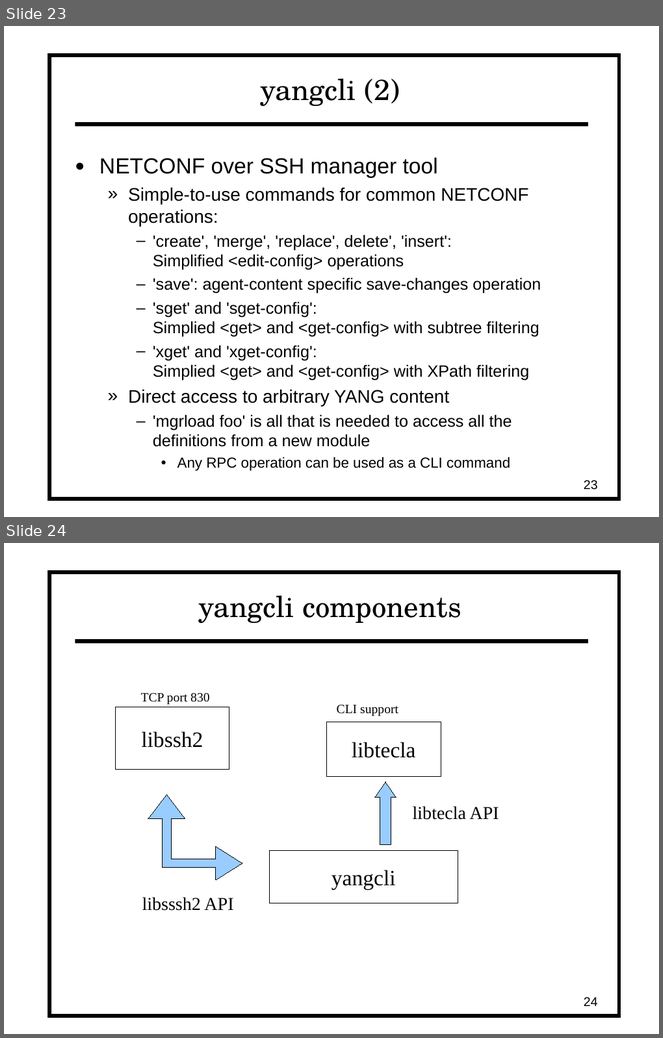
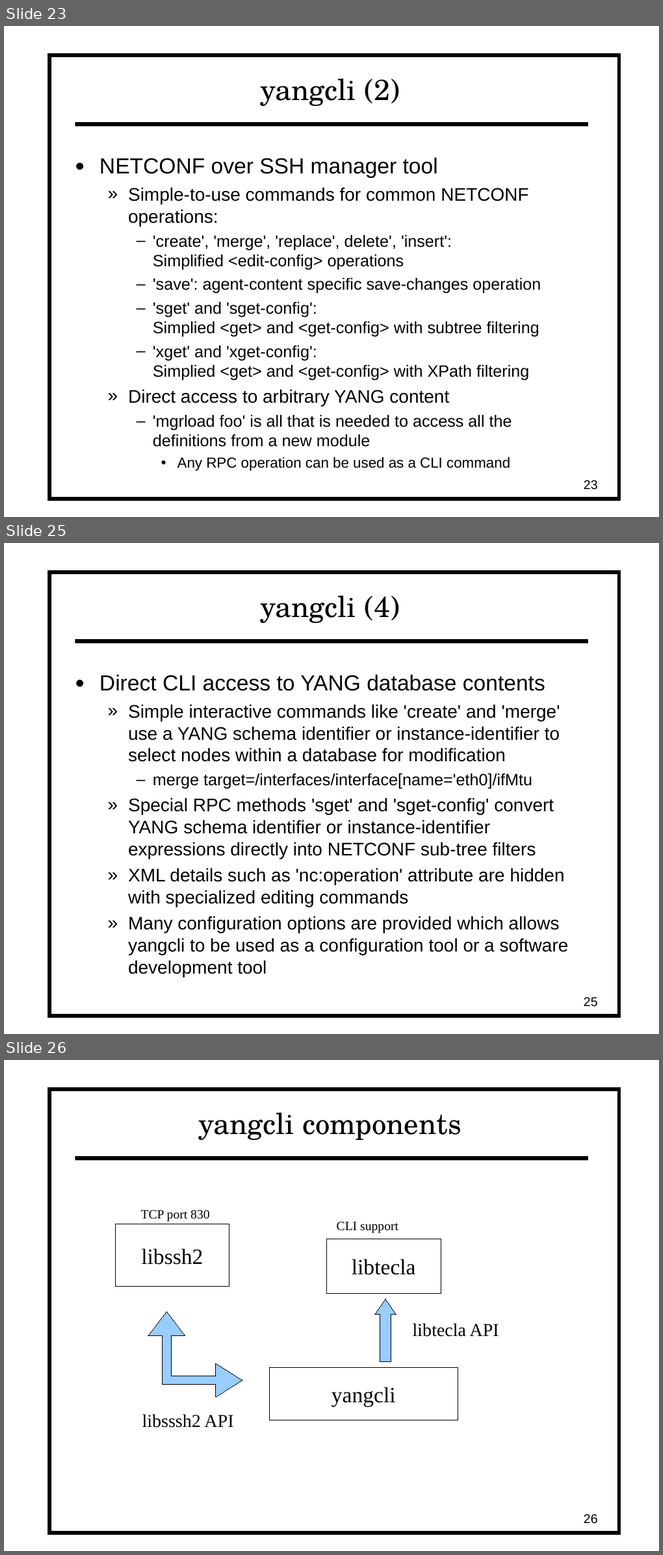
Before and after one commit to vlvassilev/yuma123, a slide deck: netconf/doc/netconfcentral_slides/NCX_overview.odp. Shown one above the other, each under a label of ours: slides 23 and 24 before the commit, slides 23, 25 and 26 after it; the slides between them are not shown. The pictures are 663x1038 and 663x1555 pixels, drawn with LibreOffice and Linux fonts; fonts in the diff are those of the drawing. Boxes give left, top, right and bottom in pixels: in the first picture for what was removed or moved away, otherwise in the second. Text is boxed around its words. In the diff, an @@ line names an element or a change of style, - is before the commit and + after.

```diff
--- a/netconf/doc/netconfcentral_slides/NCX_overview.odp
+++ b/netconf/doc/netconfcentral_slides/NCX_overview.odp
@@ slide 25 added at (4,543,659,1034), background #FFFFFF; not listed: 2 template elements that a slide beside it also shows @@
@@ title added at (260,596,400,624), 32 pt, text #000000 @@
+yangcli (4)
@@ text added at (100,674,569,977), 20 pt, text #000000 @@
+● Direct CLI access to YANG database contents
+  » Simple interactive commands like 'create' and 'merge' use a YANG schema identifier or instance-identifier to select nodes within a database for modification
+    – merge target=/interfaces/interface[name='eth0]/ifMtu
+  » Special RPC methods 'sget' and 'sget-config' convert YANG schema identifier or instance-identifier expressions directly into NETCONF sub-tree filters
+  » XML details such as 'nc:operation' attribute are hidden with specialized editing commands
+  » Many configuration options are provided which allows yangcli to be used as a configuration tool or a software development tool
@@ page number added at (584,997,598,1007), 14 pt, text #000000 @@
+25
@@ what was slide 24 is now slide 26 @@
@@ page number at (584,1514,598,1524): text changed @@
-24
+26
```
Also in this commit, not shown: 2 slides changed, 1 other slide added, 22 other files.
